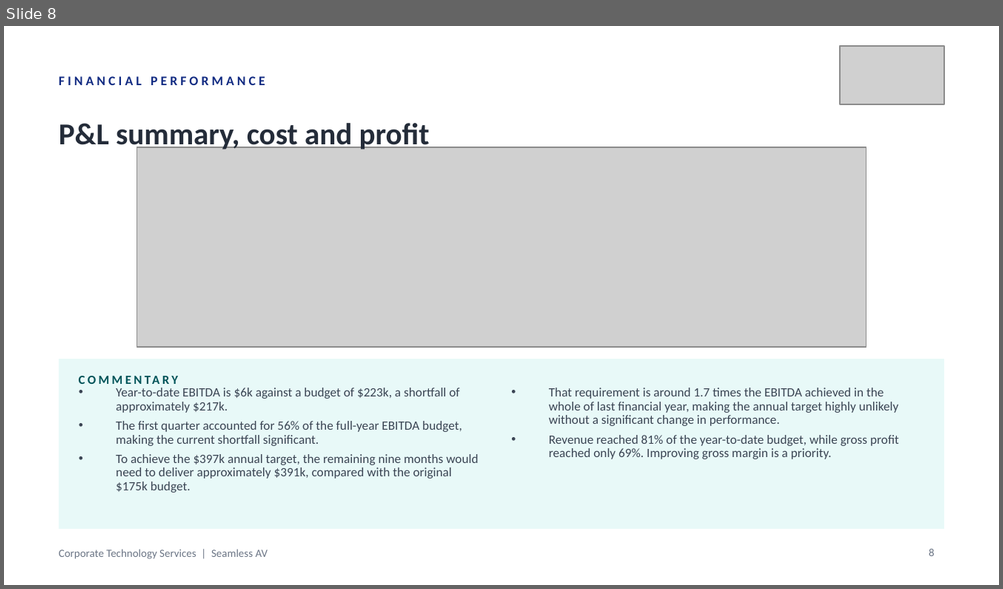
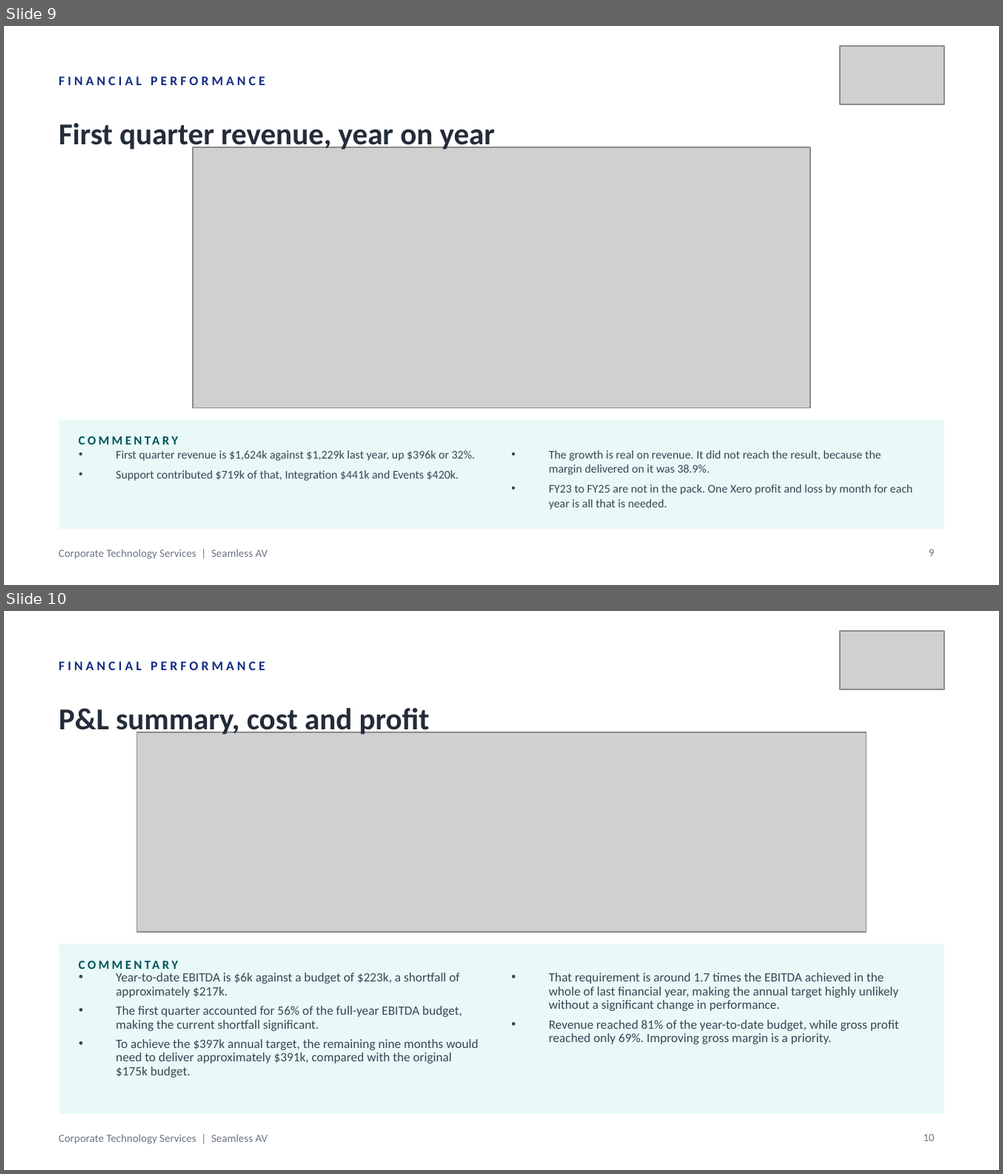
Before and after one commit to WesleyNelson-O33/Claude, a slide deck: deck/CTS Monthly Business Review - 30092026.pptx. Shown one above the other, each under a label of ours: slide 8 before the commit, slides 9 and 10 after it. The pictures are 1003x589 and 1003x1174 pixels, drawn with LibreOffice and Linux fonts; fonts in the diff are those of the drawing; grey boxes stand for pictures. Boxes give left, top, right and bottom in pixels: in the first picture for what was removed or moved away, otherwise in the second. Text is boxed around its words. In the diff, an @@ line names an element or a change of style, - is before the commit and + after.

```diff
--- a/deck/CTS Monthly Business Review - 30092026.pptx
+++ b/deck/CTS Monthly Business Review - 30092026.pptx
@@ slide 9 added at box(4, 26, 999, 585), background #FFFFFF; not listed: 1 template element that a slide beside it also shows @@
@@ picture added at box(839, 46, 944, 104) @@
@@ text added at box(59, 76, 265, 85), 9.5 pt, text #122B82, bold @@
+FINANCIAL PERFORMANCE
@@ text added at box(59, 123, 495, 153), 22 pt, text #242C39, bold @@
+First quarter revenue, year on year
@@ picture added at box(193, 147, 811, 408) @@
@@ rectangle added at box(59, 420, 944, 529), fill #E8F9F8 @@
@@ text added at box(79, 428, 377, 453), 9 pt, text #005358, bold @@
+COMMENTARY
@@ text added at box(116, 451, 475, 481), 8.5 pt, text #3A4453 @@
+• First quarter revenue is $1,624k against $1,229k last year, up $396k or 32%.
+• Support contributed $719k of that, Integration $441k and Events $420k.
@@ text added at box(549, 451, 913, 510), 8.5 pt, text #3A4453 @@
+• The growth is real on revenue. It did not reach the result, because the margin delivered on it was 38.9%.
+• FY23 to FY25 are not in the pack. One Xero profit and loss by month for each year is all that is needed.
@@ page number added at box(928, 549, 934, 557), 8 pt, text #6B7585 @@
+9
@@ what was slide 8 is now slide 10 @@
@@ page number at box(923, 1134, 934, 1142): text changed @@
-8
+10
```
Also in this commit, not shown: 1 other slide added, 14 other files.
